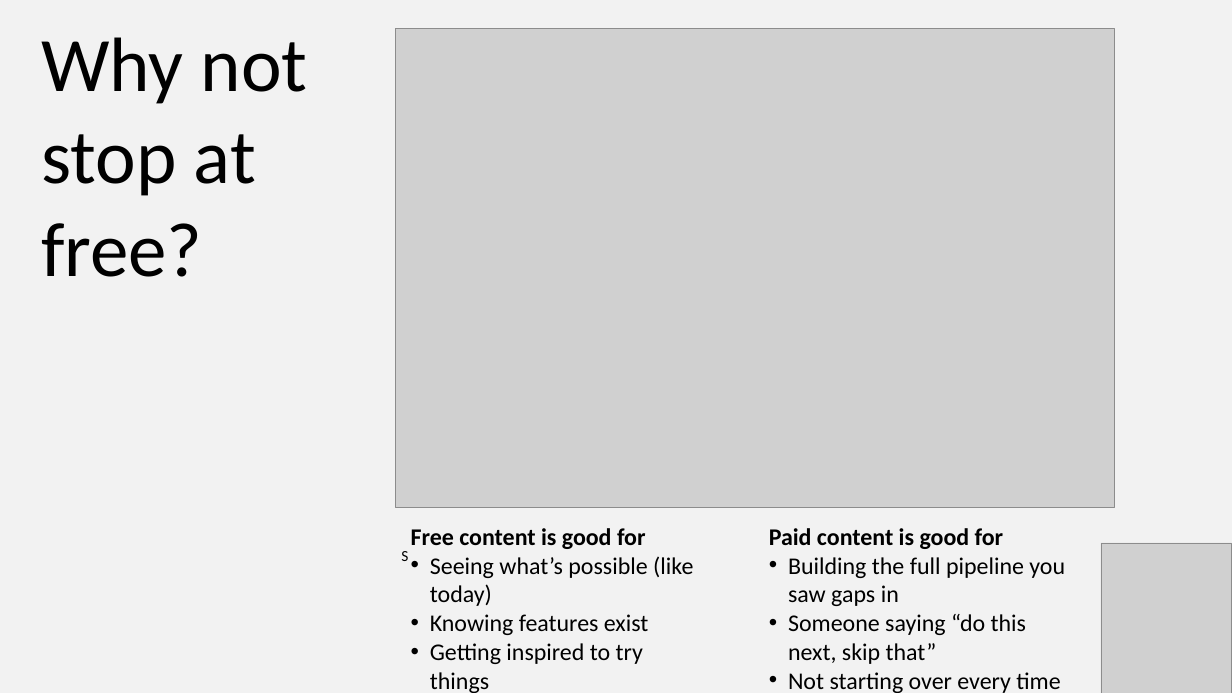
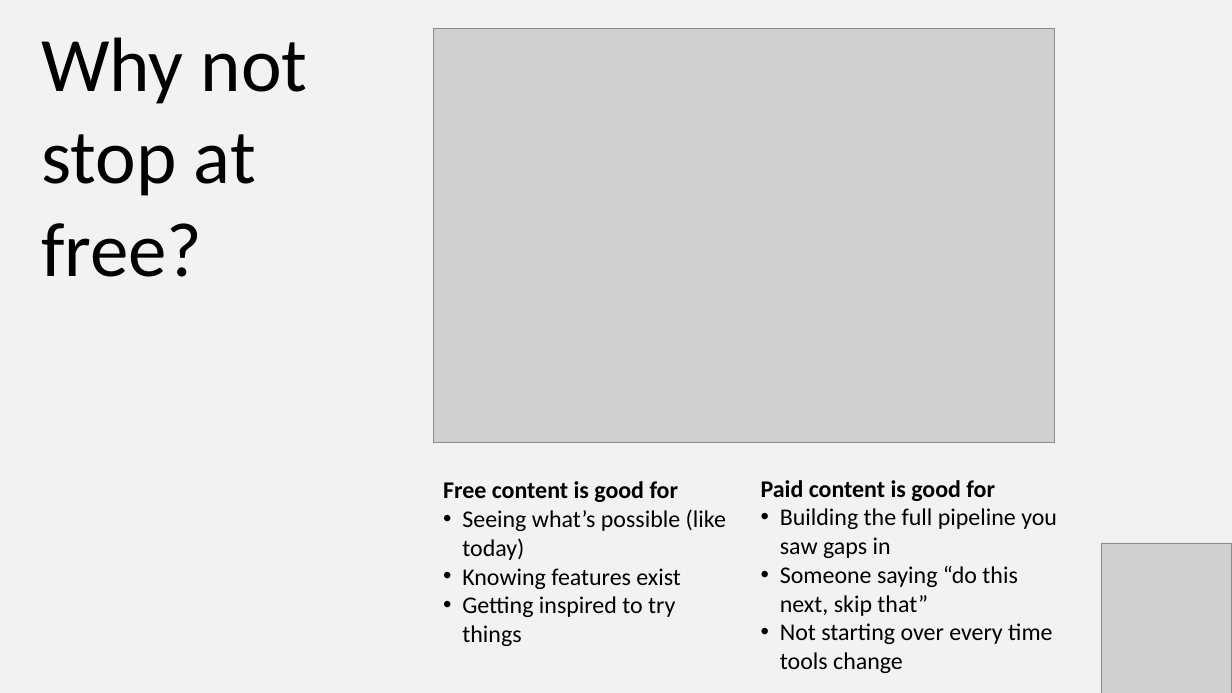
Before and after one commit to stringfestdata/modern-excel-demo-day, a slide deck: slide 11 of modern-excel-demo-day.pptx. Drawn at 1232x693 pixels with LibreOffice and Linux fonts; fonts in the diff are those of the drawing; grey boxes stand for pictures. Boxes give left, top, right and bottom in pixels: in the first picture for what was removed or moved away, otherwise in the second. Text is boxed around its words. In the diff, an @@ line names an element or a change of style, - is before the commit and + after.

```diff
--- a/modern-excel-demo-day.pptx
+++ b/modern-excel-demo-day.pptx
@@ picture: place and size @@
-picture at (395,28,1114,507)
+picture at (434,28,1055,442)
@@ text "Free content is good for": place and size @@
-text "Free content is good for" at (411,528,693,693)
+text "Free content is good for" at (443,481,726,646)
@@ text "Paid content is good for" rewrapped from (769,528,1065,693) to (761,480,1057,673) @@
@@ text removed at (401,551,408,561) @@
-S
```
Also in this commit, not shown: 1 other slide changed.
